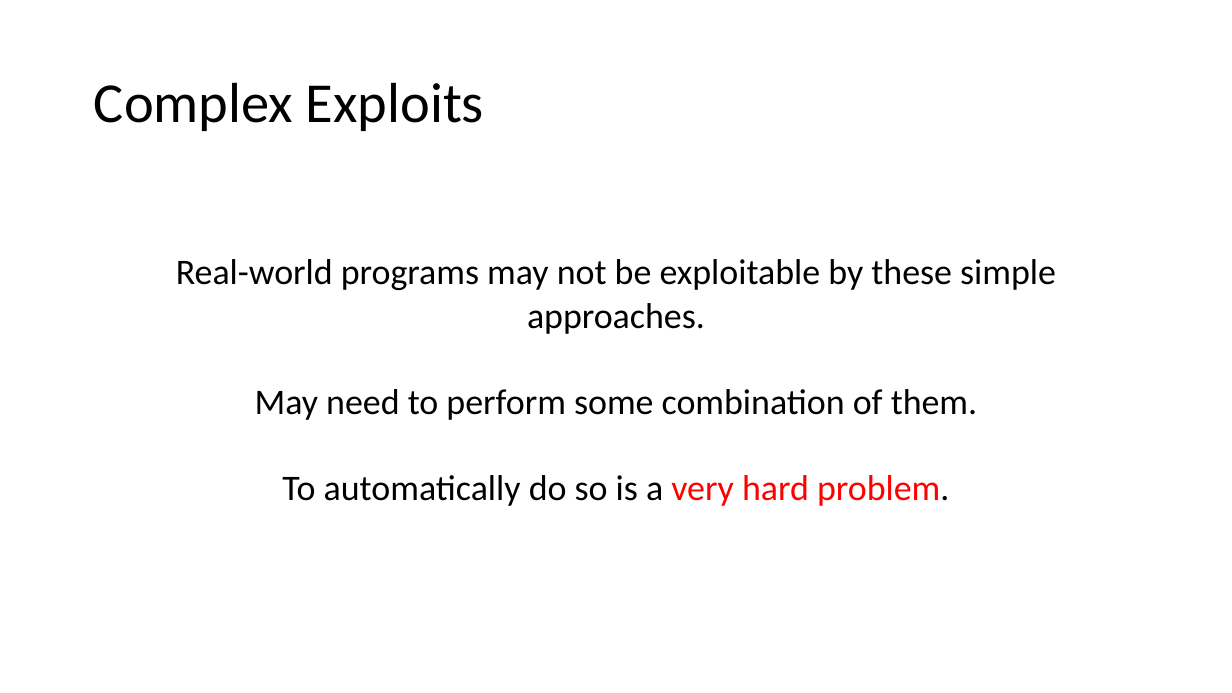
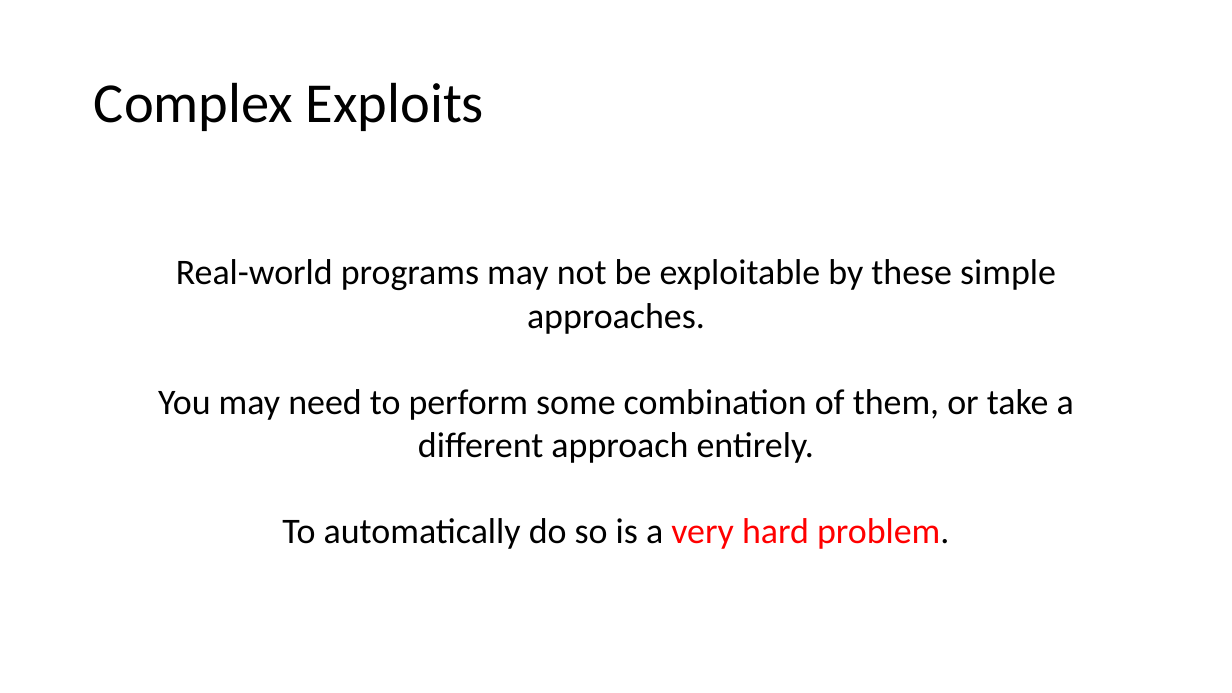
Before and after one commit to jakespringer/angr_ctf, a slide deck: slide 105 of SymbolicExecution.pptx (slide 107 before the commit). Drawn at 1232x693 pixels with LibreOffice and Linux fonts; fonts in the diff are those of the drawing. Boxes give left, top, right and bottom in pixels: in the first picture for what was removed or moved away, otherwise in the second. Text is boxed around its words. In the diff, an @@ line names an element or a change of style, - is before the commit and + after.

```diff
--- a/SymbolicExecution.pptx
+++ b/SymbolicExecution.pptx
@@ text at box(158, 389, 1074, 463): text changed @@
-May need to perform some combination of them.
+You may need to perform some combination of them, or take a different approach entirely.
```
Also in this commit, not shown: 24 other slides changed, 2 slides removed.
